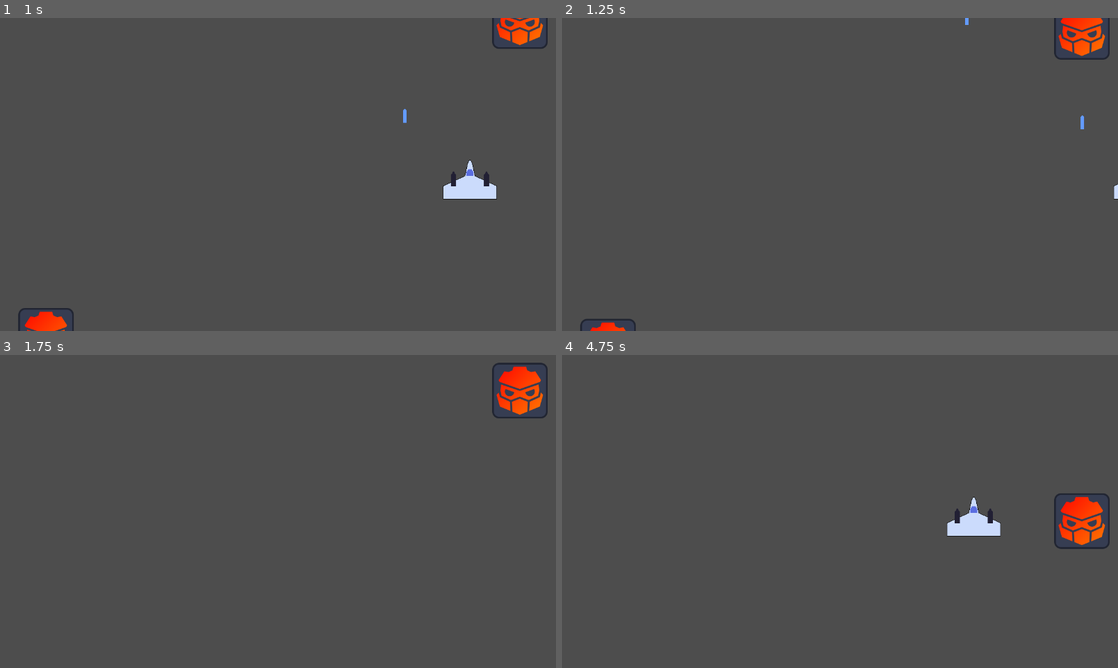
Above: before the commit, frames 1-4 (two rows, left to right).
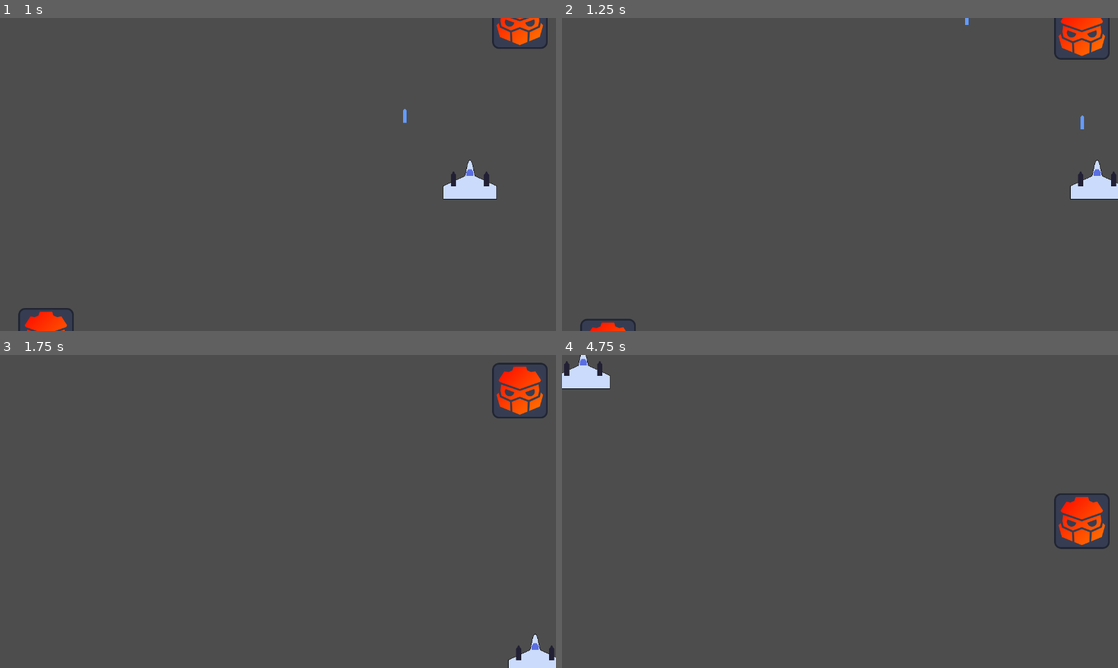
Above: after the commit, the same moments.

Repository: Tamicktom/simple-space-shooter
Game: Godot game, scene res://levels/Level.tscn
The game is run twice, just before and just after one commit, with the same random seed, the same clock (stepped at 60 frames per second) and the same inputs.
Inputs (mouse positions are in pixels of both pictures, inside the frame that each line leads up to):
- Up to frame 1 (1 s): move the mouse to (400, 158) at 0.52 s; press the mouse at (400, 158) at 0.53 s; hold Right (right) from 0.53 s (still down)
- Up to frame 2 (1.25 s): keep holding Right (right)
- Up to frame 3 (1.75 s): move the mouse to (166, 527) at 1.27 s; release Right (right) at 1.28 s; release the mouse at (166, 527) at 1.28 s; hold Down (down) from 1.28 s (still down); click (166, 527) at 1.35 s
- Up to frame 4 (4.75 s): move the mouse to (895, 442) at 2.02 s; release Down (down) at 2.03 s; press the mouse at (895, 442) at 2.03 s; hold Right (right) 2.03-2.78 s; move the mouse to (812, 574) at 2.77 s; release the mouse at (812, 574) at 2.78 s; hold W (up) 2.78-3.53 s; click (812, 574) at 2.85 s; move the mouse to (1006, 558) at 3.52 s; press the mouse at (1006, 558) at 3.53 s; hold Left (left) from 3.53 s (still down); move the mouse to (673, 464) at 4.27 s; release the mouse at (673, 464) at 4.28 s; click (673, 464) at 4.35 s

Frame 1 is identical in both runs. In frame 2, 0.6% of the frame differs, in the area x 91-100%, y 45-58%; in frame 3, 0.5%; in frame 4, 1.4%, in the area x 0-79%, y 0-58%.

Commit message:
add walls

Diff:
--- a/levels/Level.tscn
+++ b/levels/Level.tscn
@@ -1,9 +1,21 @@
-[gd_scene load_steps=5 format=3 uid="uid://brb42soa53a17"]
+[gd_scene load_steps=9 format=3 uid="uid://brb42soa53a17"]
 
 [ext_resource type="Script" path="res://levels/level.gd" id="1_tj1em"]
 [ext_resource type="PackedScene" uid="uid://jheooagu58jl" path="res://entities/player/player.tscn" id="2_py6um"]
 [ext_resource type="Texture2D" uid="uid://qkvvgoml3wmw" path="res://icon.svg" id="3_0pjbw"]
 [ext_resource type="PackedScene" uid="uid://dlyg7spmllrw4" path="res://entities/enemies/monster.tscn" id="4_4myls"]
+
+[sub_resource type="RectangleShape2D" id="RectangleShape2D_s2i4v"]
+size = Vector2(83.5, 774)
+
+[sub_resource type="RectangleShape2D" id="RectangleShape2D_yr7oe"]
+size = Vector2(78.5, 792.5)
+
+[sub_resource type="RectangleShape2D" id="RectangleShape2D_8rh78"]
+size = Vector2(1285.5, 85)
+
+[sub_resource type="RectangleShape2D" id="RectangleShape2D_1763a"]
+size = Vector2(1279.5, 75)
 
 [node name="Level" type="Node"]
 script = ExtResource("1_tj1em")
@@ -36,3 +48,22 @@
 
 [node name="Monster" parent="Enemies" instance=ExtResource("4_4myls")]
 position = Vector2(165, -938)
+
+[node name="Walls" type="StaticBody2D" parent="."]
+collision_mask = 17
+
+[node name="Left" type="CollisionShape2D" parent="Walls"]
+position = Vector2(-695.25, -8)
+shape = SubResource("RectangleShape2D_s2i4v")
+
+[node name="Right" type="CollisionShape2D" parent="Walls"]
+position = Vector2(692.75, -10.75)
+shape = SubResource("RectangleShape2D_yr7oe")
+
+[node name="Bottom" type="CollisionShape2D" parent="Walls"]
+position = Vector2(-1.25, 412.5)
+shape = SubResource("RectangleShape2D_8rh78")
+
+[node name="CollisionShape2D" type="CollisionShape2D" parent="Walls"]
+position = Vector2(1.75, -410.5)
+shape = SubResource("RectangleShape2D_1763a")
--- a/levels/level.gd
+++ b/levels/level.gd
@@ -9,6 +9,7 @@
 
 @onready var player: Player = $Player;
 @onready var camera: Camera2D = $Camera2D;
+@onready var walls: StaticBody2D = $Walls;
 
 func _ready() -> void:
 	player.position.y = 0;
@@ -16,6 +17,7 @@
 
 func _process(delta: float) -> void:
 	move_upwards(delta);
+	pass;
 
 func player_shoot(pos:Vector2) -> void:
 	var laser:Laser = laser_scene.instantiate();
@@ -27,4 +29,5 @@
 func move_upwards(delta: float) -> void:
 	player.position.y -= level_speed * delta;
 	camera.position.y -= level_speed * delta;
+	walls.position.y -= level_speed * delta;
 	player.move_and_slide();
